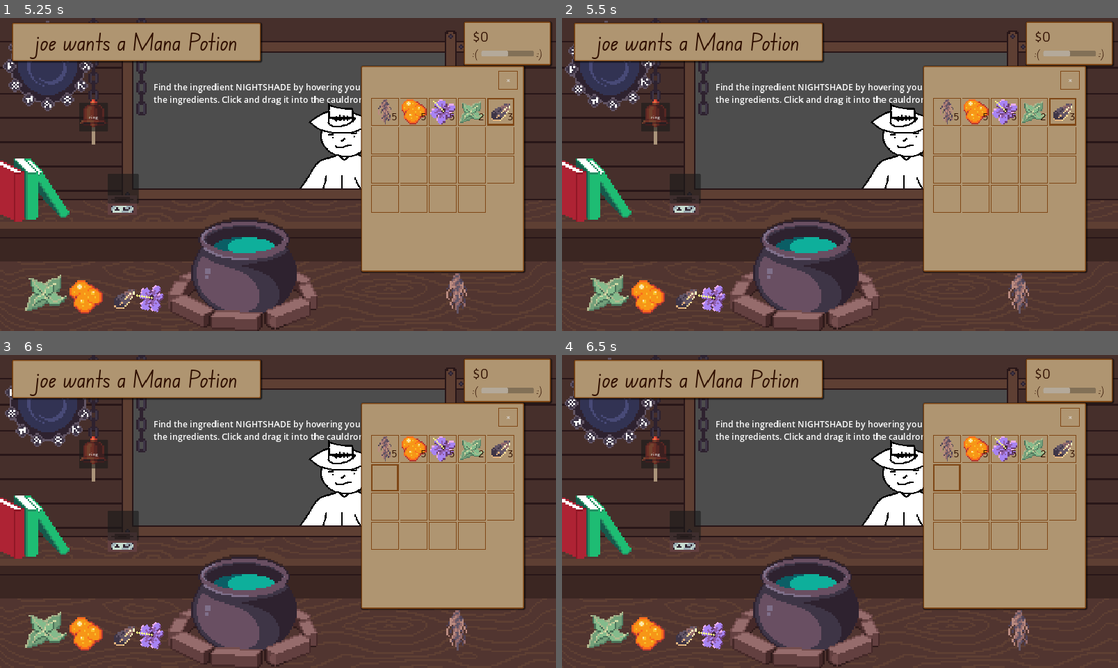
Above: before the commit, frames 1-4 (two rows, left to right).
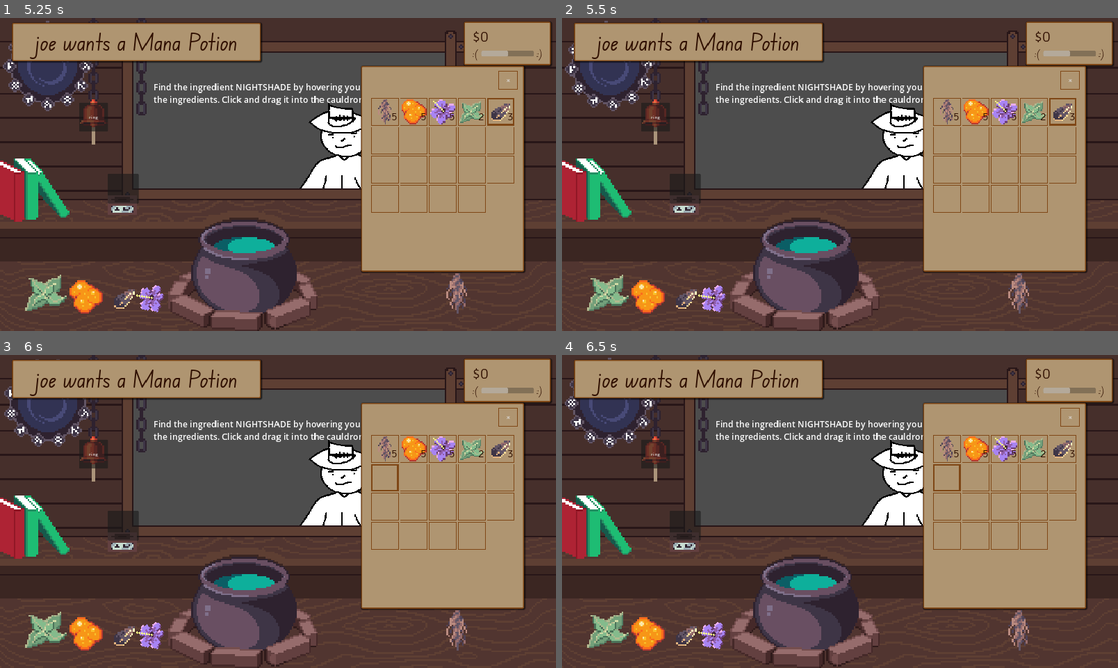
Above: after the commit, the same moments.

Repository: HuskyGameDev/2024s-team3
Game: Godot game, scene res://Scenes/UI/Title.tscn
Two runs of this game, one before a commit and one after it. Both use one fixed random seed, a clock stepped at 60 frames per second and the inputs below.
Inputs (mouse positions are in pixels of both pictures, inside the frame that each line leads up to):
- Up to frame 1 (5.25 s): click "New Game" at 0.5 s; click (550, 93) at 1.25 s; click (383, 111) at 2 s; click (411, 111) at 2.75 s; click (444, 111) at 3.5 s; click (472, 111) at 4.25 s; click (500, 111) at 5 s
- Up to frame 2 (5.5 s): no input
- Up to frame 3 (6 s): click (383, 477) at 5.75 s
- Up to frame 4 (6.5 s): no input

Frame 1 is identical in both runs. In frame 2, 0.1% of the frame differs, in the area x 1-14%, y 8-29%; in frame 3, 0.2%, in the area x 0-17%, y 1-30%; in frame 4, less than 0.1%.
Error in both runs: Modulo by zero error in operator '%'. (res://Scripts/customer.gd:18)

Commit message:
Made clock animation smoother
I've figured out by scaling the images by sprites by 6 it keeps the look of 360x180 pixel are but I actually have 6x the amount of pixels moving sprites making the movement look smooth

Diff:
--- a/Clock_Node.tscn
+++ b/Clock_Node.tscn
@@ -1,27 +1,19 @@
-[gd_scene load_steps=7 format=3 uid="uid://l6sfgmgup28d"]
+[gd_scene load_steps=4 format=3 uid="uid://l6sfgmgup28d"]
 
 [ext_resource type="Script" path="res://new_clock_node.gd" id="1_i1eu7"]
 [ext_resource type="Texture2D" uid="uid://f4n6i4qnwssy" path="res://Clock Node.png" id="1_x41hy"]
-[ext_resource type="Shader" path="res://pixelSmoothing.gdshader" id="2_6nm3x"]
 [ext_resource type="Texture2D" uid="uid://dgsv6lxk08if3" path="res://Clock Symbols Spaced.png" id="4_lmlgg"]
-[ext_resource type="Texture2D" uid="uid://khh1gr8xmmkq" path="res://Clock Single Symbol.png" id="5_biw6u"]
-
-[sub_resource type="ShaderMaterial" id="ShaderMaterial_v08si"]
-shader = ExtResource("2_6nm3x")
 
 [node name="ClockNode" type="Node2D"]
-position = Vector2(122, 79)
+position = Vector2(306, 187)
 script = ExtResource("1_i1eu7")
 
 [node name="NodeSprite" type="Sprite2D" parent="."]
+scale = Vector2(6, 6)
 texture = ExtResource("1_x41hy")
 
 [node name="NodeSymbol" type="Sprite2D" parent="."]
+scale = Vector2(6, 6)
 texture = ExtResource("4_lmlgg")
 region_enabled = true
 region_rect = Rect2(1, 0, 4, 6)
-
-[node name="Sprite2D" type="Sprite2D" parent="."]
-visible = false
-material = SubResource("ShaderMaterial_v08si")
-texture = ExtResource("5_biw6u")
--- a/New_Clock.tscn
+++ b/New_Clock.tscn
@@ -4,14 +4,15 @@
 [ext_resource type="Texture2D" uid="uid://l2qq10xcrfjs" path="res://Assets/Sprites/Clock Base.png" id="2_5aaj1"]
 
 [node name="NewClock" type="Node2D"]
-scale = Vector2(10, 10)
+position = Vector2(679, 246)
 script = ExtResource("1_jl7tj")
 
 [node name="ClockFace" type="Sprite2D" parent="."]
 unique_name_in_owner = true
+scale = Vector2(6, 6)
 texture = ExtResource("2_5aaj1")
 
-[node name="ClockNode_Holder" type="Node2D" parent="ClockFace"]
+[node name="ClockNode_Holder" type="Node2D" parent="."]
 unique_name_in_owner = true
 
 [node name="Timer" type="Timer" parent="."]
@@ -20,6 +21,6 @@
 unique_name_in_owner = true
 
 [node name="Marker2D" type="Marker2D" parent="MarkerHolder"]
-position = Vector2(0, -22)
+position = Vector2(0, -132)
 
 [connection signal="timeout" from="Timer" to="." method="_on_timer_timeout"]
--- a/Scenes/Entities/Rope/Rope.tscn
+++ /dev/null
@@ -1,6 +0,0 @@
-[gd_scene load_steps=2 format=3 uid="uid://cqc5ms401dypb"]
-
-[ext_resource type="Script" path="res://rope.gd" id="1_eg0nl"]
-
-[node name="Rope" type="Node"]
-script = ExtResource("1_eg0nl")
--- a/Scenes/Entities/Rope/Rope_Anchor.tscn
+++ /dev/null
@@ -1,18 +0,0 @@
-[gd_scene load_steps=3 format=3 uid="uid://6hu1ne1y3jw"]
-
-[ext_resource type="Texture2D" uid="uid://c1na8wlk3ld7h" path="res://Assets/Sprites/icon.svg" id="1_fhm13"]
-
-[sub_resource type="CapsuleShape2D" id="CapsuleShape2D_pv38l"]
-radius = 1.0
-height = 2.0
-
-[node name="RopeAnchor" type="RigidBody2D"]
-
-[node name="CollisionShape2D" type="CollisionShape2D" parent="."]
-shape = SubResource("CapsuleShape2D_pv38l")
-
-[node name="PinJoint2D" type="PinJoint2D" parent="CollisionShape2D"]
-
-[node name="Sprite2D" type="Sprite2D" parent="."]
-scale = Vector2(0.0546875, 0.0546875)
-texture = ExtResource("1_fhm13")
--- a/Scenes/Entities/Rope/Rope_Piece.tscn
+++ /dev/null
@@ -1,16 +0,0 @@
-[gd_scene load_steps=3 format=3 uid="uid://bihlylqnh7cmt"]
-
-[ext_resource type="Script" path="res://Scenes/Entities/Rope/rope_piece.gd" id="1_euujv"]
-
-[sub_resource type="CapsuleShape2D" id="CapsuleShape2D_6kixv"]
-radius = 1.0
-height = 4.0
-
-[node name="RopePiece" type="RigidBody2D"]
-script = ExtResource("1_euujv")
-
-[node name="C" type="CollisionShape2D" parent="."]
-position = Vector2(0, 2)
-shape = SubResource("CapsuleShape2D_6kixv")
-
-[node name="j" type="PinJoint2D" parent="C"]
--- a/Scenes/Entities/Rope/rope_piece.gd
+++ /dev/null
@@ -1,5 +0,0 @@
-extends RigidBody2D
-
-
-var id := -1
-var parent: Object = null
--- a/Scenes/Screens/Main.tscn
+++ b/Scenes/Screens/Main.tscn
@@ -103,6 +103,9 @@
 
 [node name="CanvasLayer" type="CanvasLayer" parent="."]
 
+[node name="NewClock" parent="CanvasLayer" instance=ExtResource("17_n5klg")]
+position = Vector2(165, 165)
+
 [node name="Room" type="Node2D" parent="."]
 scale = Vector2(6, 6)
 
@@ -290,10 +293,6 @@
 text = "ring"
 script = SubResource("GDScript_hmejc")
 
-[node name="NewClock" parent="." instance=ExtResource("17_n5klg")]
-position = Vector2(165, 165)
-scale = Vector2(6, 6)
-
 [node name="Chain" parent="." instance=ExtResource("16_8i4ox")]
 position = Vector2(489, 5)
 
--- a/new_clock_node.gd
+++ b/new_clock_node.gd
@@ -20,7 +20,7 @@
 
 # Called when the node enters the scene tree for the first time.
 func _ready():
-	get_parent().get_parent().get_parent().timerWentOff.connect(_rotate)
+	get_parent().get_parent().timerWentOff.connect(_rotate)
 	originalSpeed = clockRotationSpeed
 	pass # Replace with function body.
 
